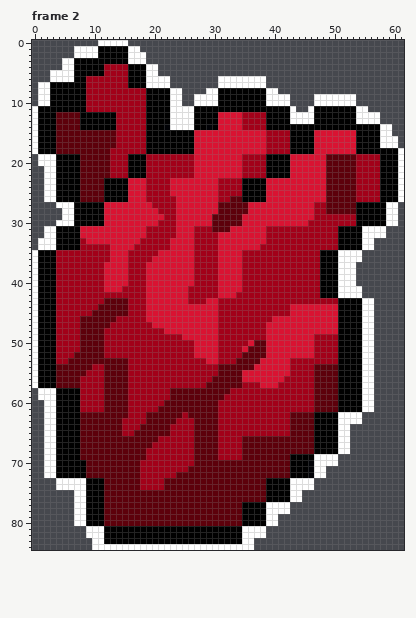
Animated GIF sprite -- data/heart/heart.gif. The picture above is the old version.
The file is 62x85 pixels, 2 frames. Colours within 5 levels of each other are drawn and written as one. Shown: frame 2. The commit also changed other frames, which this record leaves out.
After the commit:
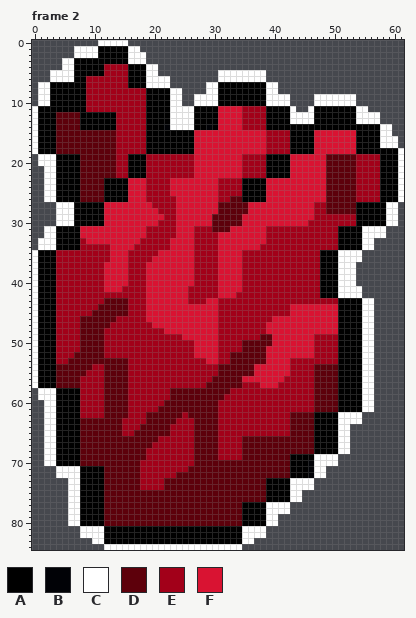
Palette (. is transparent): A #000000  B #010206  C #ffffff  D #5d000b  E #a20019  F #d91332
Edits made:
--- frame 2
@@ x 27..42 @@
  4 ................
- 5 ................
+ 5 ....CCCCCCCC....
  6 ....CCCCCCCC....
- 7 ....CCCCCCCC....
+ 7 ..CCAAAAAAAACC..
  8 ..CCAAAAAAAACC..
@@ x 29..40 @@
 10 CCAAAAAAAACC
-11 AAAAAAAAAAAA
+11 AAFFFFEEEEAA
 12 AAFFFFEEEEAA
@@ x 11..15 @@
 17 DDDEE
-18 DDEEE
-19 DDEEE
-20 DDEEE
-21 DDEEE
-22 DDEEE
+18 DDDEE
+19 DDDEE
+20 DDDEE
+21 DDDEE
+22 DDDEE
 23 DAAAA
@@ x 2..6 @@
 27 ..CCC
-28 ...CC
-29 ...CC
+28 ..CCC
+29 ..CCC
 30 ..CCC
@@ x 31..41 @@
 48 EEEEEEEEFFF
-49 EEEEEEEEFFF
-50 EEEEEFDDFFF
-51 EEEEFDDDFFF
-52 EEEEDDDDFFF
-53 EEEDDDDFFFF
+49 EEEEEEEDDFF
+50 EEEEDDDDDFF
+51 EEEEDDDDFFF
+52 EEDDDDDDFFF
+53 EEDDDDDDFFF
 54 DDDDDDFFFFF
-55 DDDDFFFFFFF
+55 DDDDDDFFFFF
 56 DDDDFFFFFFF
@@ x 6..13 @@
 61 AAEEEEDD
-62 AADDDDDD
+62 AAEEEEDD
 63 AADDDDDD
@@ x 0..38 @@
 69 ..CCAAAADDDDDDDDDDDEEEEEEEEDDDDEEEEDDDD
-70 ..CCAAAAADDDDDDDDDEEEEEEEEEDDDDDDDDDDDD
-71 ..CCAAAAADDDDDDDDDEEEEEEEEDDDDDDDDDDDDD
-72 ..CCAAAAADDDDDDDDDEEEEEEDDDDDDDDDDDDDDD
-73 ....CCCCCAAADDDDDDEEEEDDDDDDDDDDDDDDDDD
-74 ....CCCCCAAADDDDDDEEEEDDDDDDDDDDDDDDDDD
-75 .......CCAAADDDDDDDDDDDDDDDDDDDDDDDDDDD
-76 .......CCAAADDDDDDDDDDDDDDDDDDDDDDDDDDD
-77 .......CCAAADDDDDDDDDDDDDDDDDDDDDDDAAAA
-78 .......CCAAADDDDDDDDDDDDDDDDDDDDDDDAAAA
-79 .......CCAAADDDDDDDDDDDDDDDDDDDDDDDAAAA
-80 .......CCAAADDDDDDDDDDDDDDDDDDDDDDDAAAA
-81 .........CCCAAAAAAAAAAAAAAAAAAAAAAACCCC
-82 .........CCCAAAAAAAAAAAAAAAAAAAAAAACCCC
+70 ..CCAAAADDDDDDDDDDEEEEEEEEEDDDDDDDDDDDD
+71 ....CCCCAAAADDDDDDEEEEEEEEDDDDDDDDDDDDD
+72 ....CCCCAAAADDDDDDEEEEEEDDDDDDDDDDDDDDD
+73 ......CCAAAADDDDDDEEEEDDDDDDDDDDDDDDDDD
+74 ......CCAAAADDDDDDEEEEDDDDDDDDDDDDDDDDD
+75 ......CCAAAADDDDDDDDDDDDDDDDDDDDDDDDDDD
+76 ......CCAAAADDDDDDDDDDDDDDDDDDDDDDDDDDD
+77 ......CCAAAADDDDDDDDDDDDDDDDDDDDDDDAAAA
+78 ......CCAAAADDDDDDDDDDDDDDDDDDDDDDDAAAA
+79 ......CCAAAADDDDDDDDDDDDDDDDDDDDDDDAAAA
+80 ......CCAAAADDDDDDDDDDDDDDDDDDDDDDDAAAA
+81 ........CCCCAAAAAAAAAAAAAAAAAAAAAAACCCC
+82 ........CCCCAAAAAAAAAAAAAAAAAAAAAAACCCC
 83 ..........CCAAAAAAAAAAAAAAAAAAAAAAACC..
-84 ..........CCCCCCCCCCCCCCCCCCCCCCCCCCC..
+84 ............CCCCCCCCCCCCCCCCCCCCCCC....
Where, in picture pixels (left, top, right, bottom), the same in both pictures:
changed: (206, 70, 278, 112)
changed: (110, 148, 116, 178)
added: (56, 208, 62, 220)
changed: (230, 334, 272, 376)
changed: (80, 412, 104, 418)
changed: (44, 460, 104, 550)
erased: (242, 544, 254, 550)
